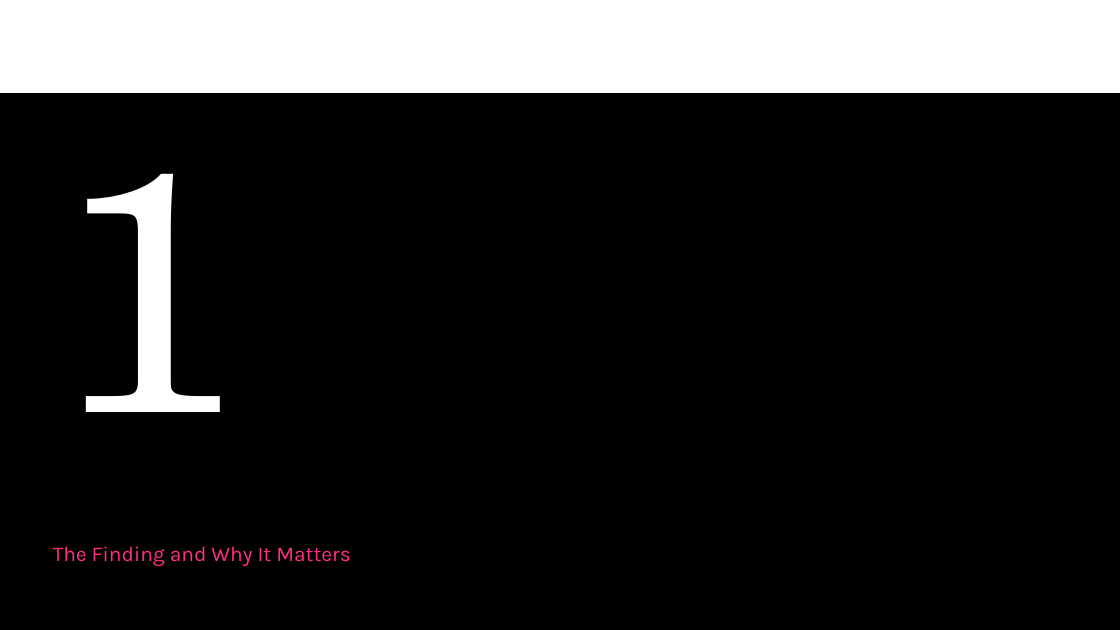
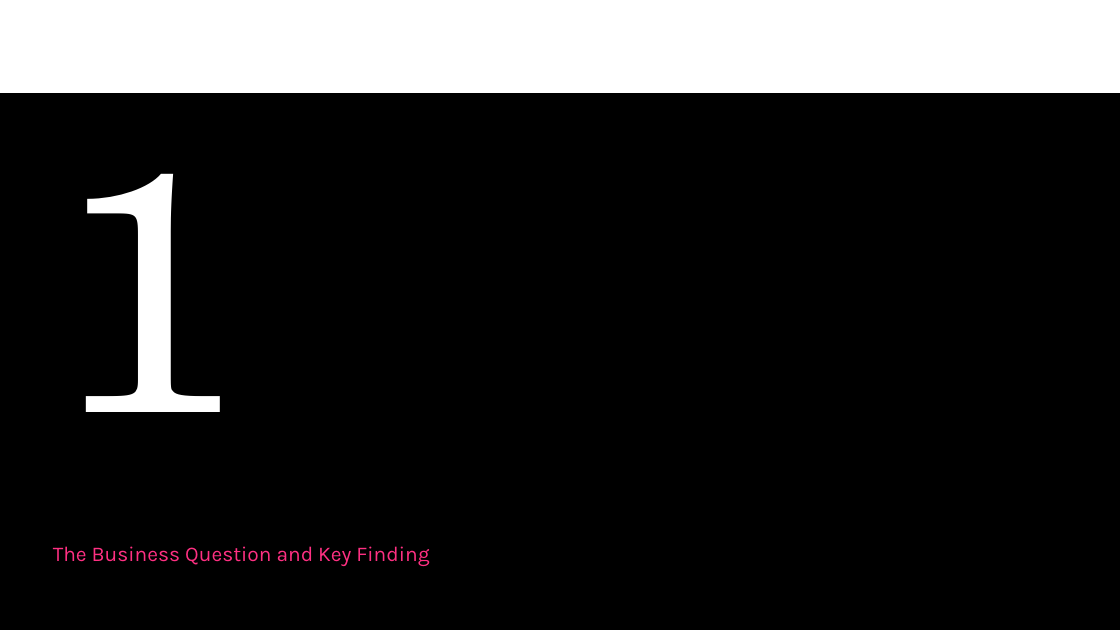
Before and after one commit to orlandojmarin/nyc-taxi-capstone, a slide deck: slide 3 of docs/TEST_Capstone_Presentation.pptx. Drawn at 1120x630 pixels with LibreOffice and Linux fonts; fonts in the diff are those of the drawing. Boxes give left, top, right and bottom in pixels: in the first picture for what was removed or moved away, otherwise in the second. Text is boxed around its words. In the diff, an @@ line names an element or a change of style, - is before the commit and + after.

```diff
--- a/docs/TEST_Capstone_Presentation.pptx
+++ b/docs/TEST_Capstone_Presentation.pptx
@@ subtitle at (x1=53, y1=546, x2=429, y2=566): text changed @@
-The Finding and Why It Matters
+The Business Question and Key Finding
```
Also in this commit, not shown: 12 other slides changed, 6 slides added, 19 slides removed, 2 other files.
